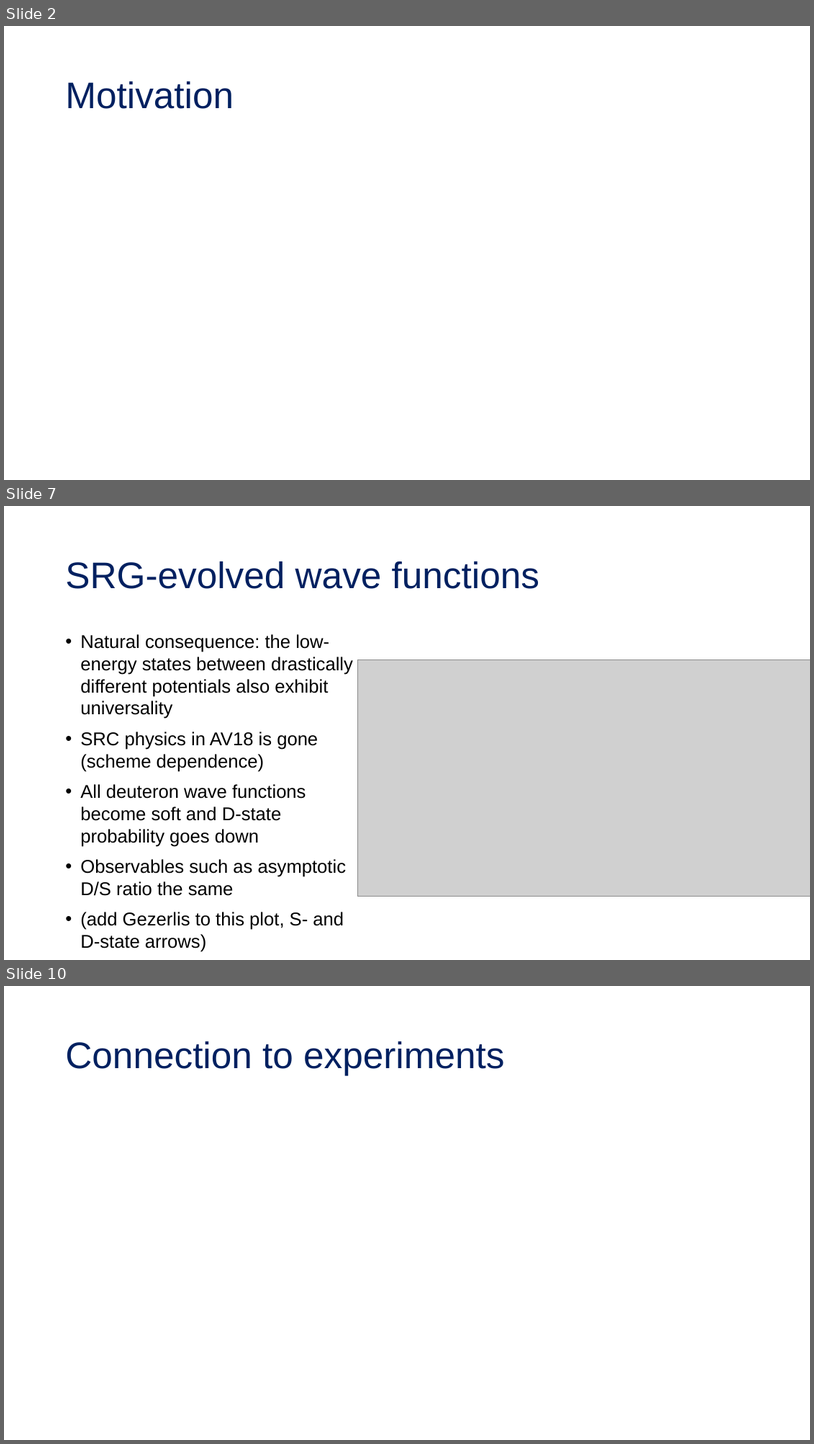
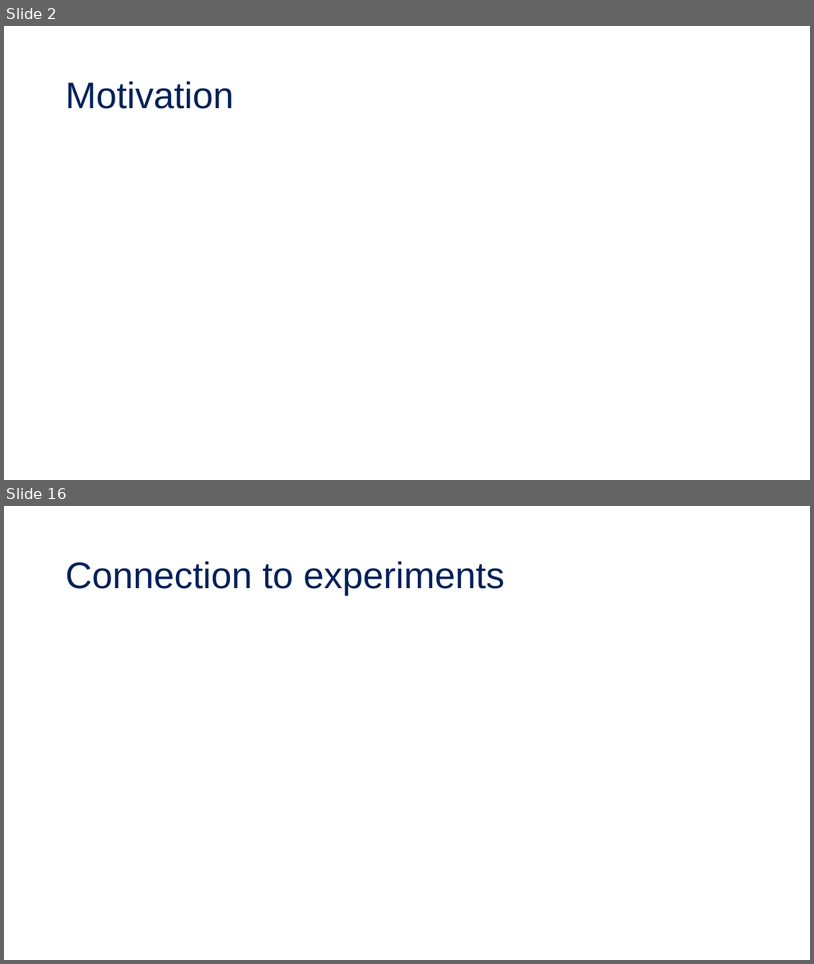
Before and after one commit to tropiano4/tropiano-srg, a slide deck: Presentations/NUCLEI_June2020/tropiano_nuclei_2020.pptx. Shown one above the other, each under a label of ours: slides 2, 7 and 10 before the commit, slides 2 and 16 after it; the slides between them are not shown. The pictures are 814x1444 and 814x964 pixels, drawn with LibreOffice and Linux fonts; fonts in the diff are those of the drawing; grey boxes stand for pictures. Boxes give left, top, right and bottom in pixels: in the first picture for what was removed or moved away, otherwise in the second. Text is boxed around its words. In the diff, an @@ line names an element or a change of style, - is before the commit and + after.

```diff
--- a/Presentations/NUCLEI_June2020/tropiano_nuclei_2020.pptx
+++ b/Presentations/NUCLEI_June2020/tropiano_nuclei_2020.pptx
@@ slide 7 removed at box(4, 506, 810, 960), background #FFFFFF @@
@@ title removed at box(65, 561, 540, 589) @@
-SRG-evolved wave functions
@@ text removed at box(80, 634, 353, 926) @@
-• Natural consequence: the low-energy states between drastically different potentials also exhibit universality
-• SRC physics in AV18 is gone (scheme dependence)
-• All deuteron wave functions become soft and D-state probability goes down
-• Observables such as asymptotic D/S ratio the same
-• (add Gezerlis to this plot, S- and D-state arrows)
@@ picture removed at box(358, 659, 810, 896) @@
@@ what was slide 10 is now slide 16 @@
```
Also in this commit, not shown: 7 slides changed, 15 slides added, 8 other slides removed.
